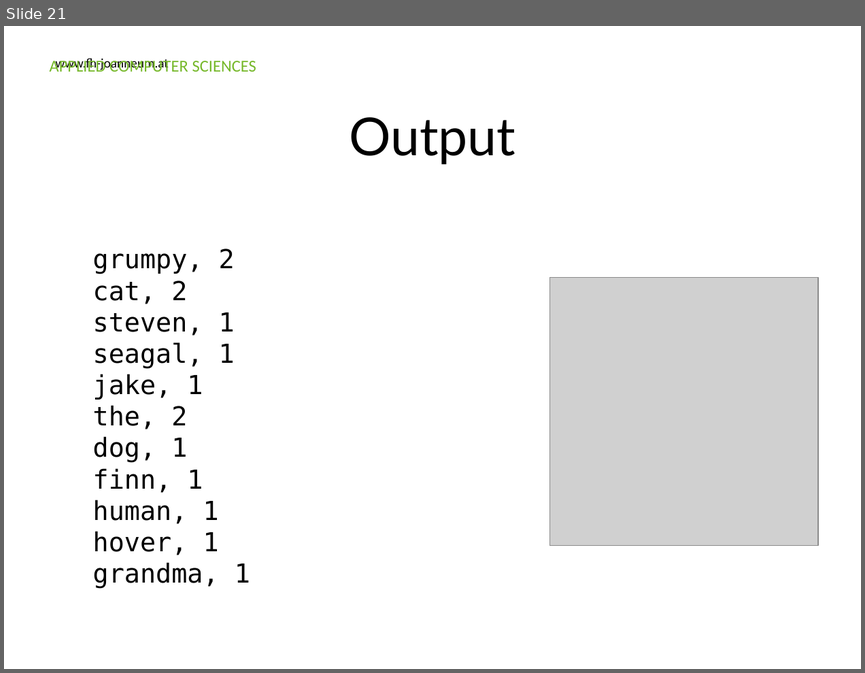
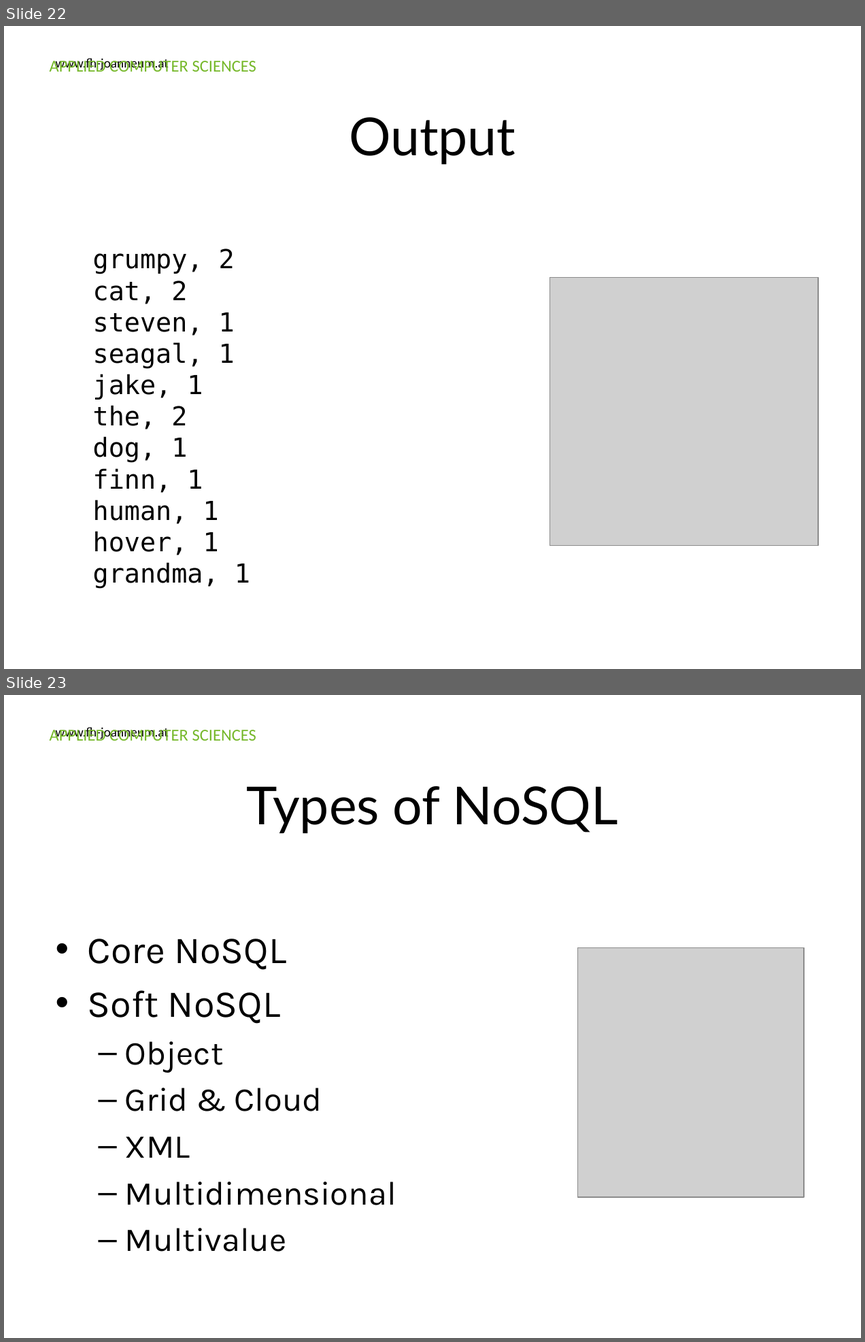
Before and after one commit to Ravenlord/guest-lecture-nosql, a slide deck: Presentation/FHJ_guest_lecture_nosql.pptx. Shown one above the other, each under a label of ours: slide 21 before the commit, slides 22 and 23 after it. The pictures are 865x673 and 865x1342 pixels, drawn with LibreOffice and Linux fonts; fonts in the diff are those of the drawing; grey boxes stand for pictures; background and template pictures are left out. Boxes give left, top, right and bottom in pixels: in the first picture for what was removed or moved away, otherwise in the second. Text is boxed around its words. In the diff, an @@ line names an element or a change of style, - is before the commit and + after.

```diff
--- a/Presentation/FHJ_guest_lecture_nosql.pptx
+++ b/Presentation/FHJ_guest_lecture_nosql.pptx
@@ slide 23 added at (x1=4, y1=695, x2=861, y2=1338), background #FFFFFF; not listed: 2 template elements that a slide beside it also shows @@
@@ title added at (x1=246, y1=786, x2=618, y2=833), 44 pt, text #000000 @@
+Types of NoSQL
@@ text added at (x1=88, y1=938, x2=396, y2=1251), 28 pt, text #000000 @@
+• Core NoSQL
+• Soft NoSQL
+  – Object
+  – Grid & Cloud
+  – XML
+  – Multidimensional
+  – Multivalue
@@ picture added at (x1=578, y1=948, x2=804, y2=1197) @@
@@ what was slide 21 is now slide 22 @@
```
Also in this commit, not shown: 3 slides changed, 18 other slides added.
